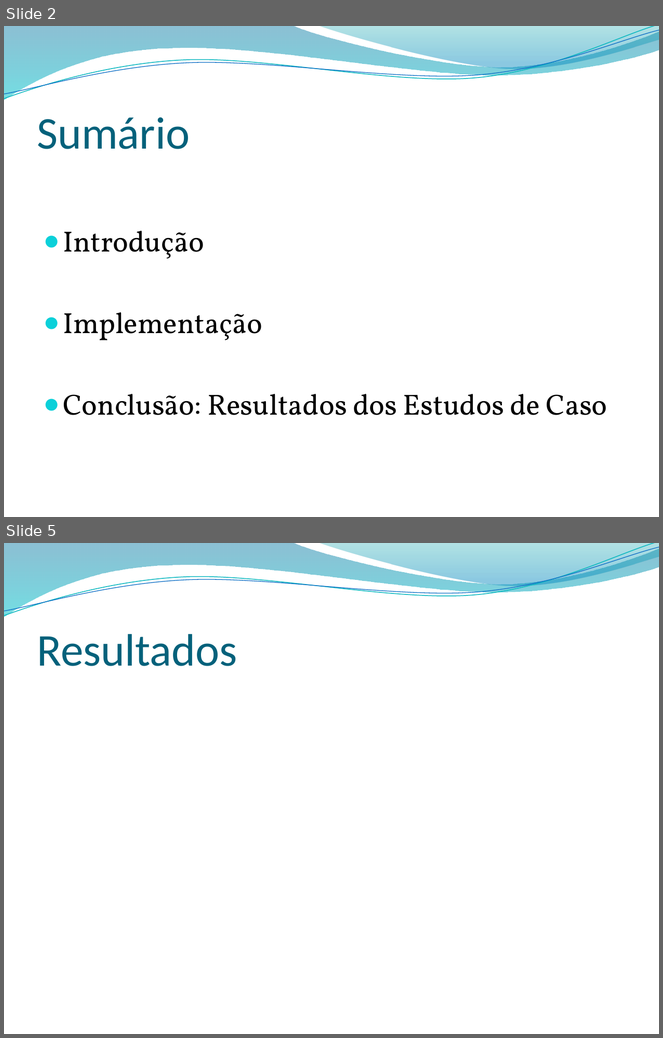
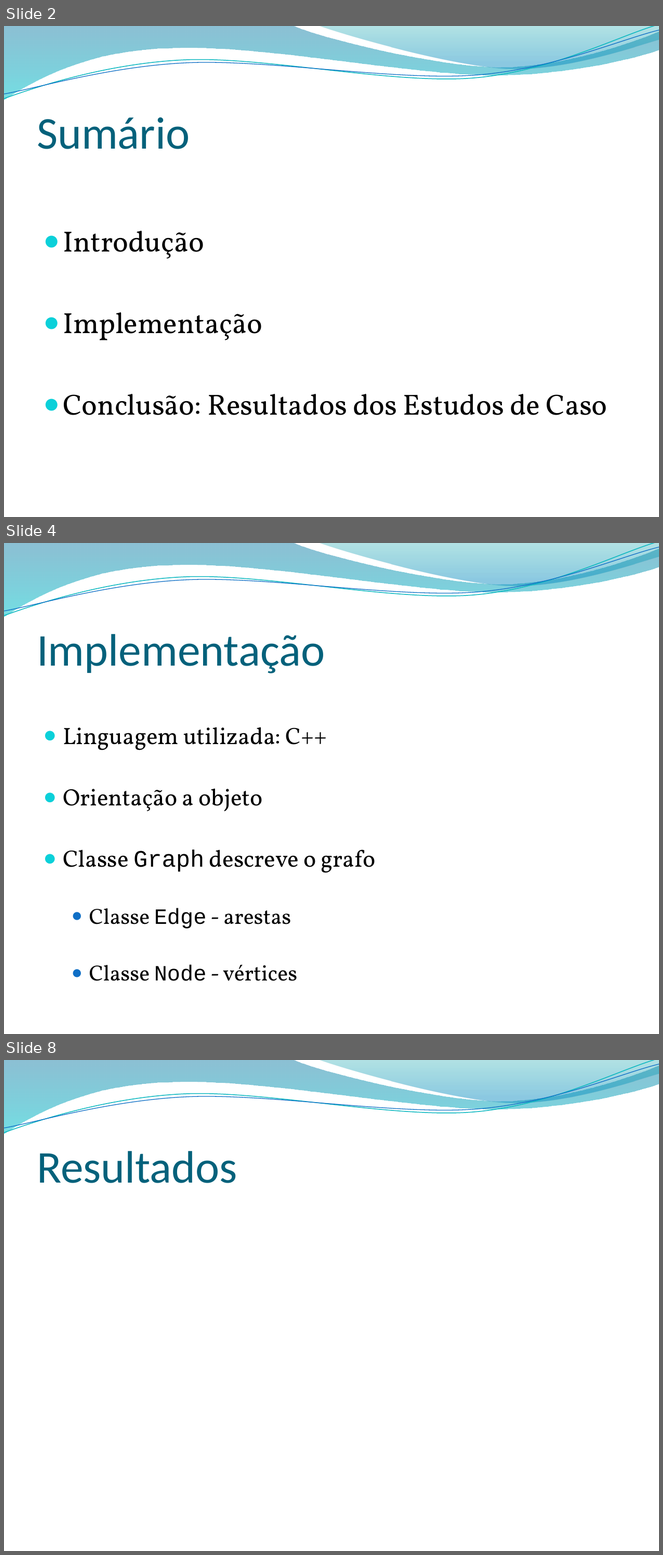
Before and after one commit to jonathanaugusto/grafos2011, a slide deck: apresentacao.pptx. Shown one above the other, each under a label of ours: slides 2 and 5 before the commit, slides 2, 4 and 8 after it; the slides between them are not shown. The pictures are 663x1038 and 663x1555 pixels, drawn with LibreOffice and Linux fonts; fonts in the diff are those of the drawing; background and template pictures are left out. Boxes give left, top, right and bottom in pixels: in the first picture for what was removed or moved away, otherwise in the second. Text is boxed around its words. In the diff, an @@ line names an element or a change of style, - is before the commit and + after.

Commit message:
Adicionadas partes sobre a implementação. Falta slides sobre o resultado.

```diff
--- a/apresentacao.pptx
+++ b/apresentacao.pptx
@@ slide 4 added at (4,543,659,1034), background picture (left out); not listed: 4 template elements that a slide beside it also shows @@
@@ title added at (37,634,325,674), 50 pt, text #04617B @@
+Implementação
@@ text added at (63,727,376,981), 26 pt, text #000000 @@
+● Linguagem utilizada: C++
+● Orientação a objeto
+● Classe Graph descreve o grafo
+  ● Classe Edge - arestas
+  ● Classe Node - vértices
@@ what was slide 5 is now slide 8 @@
```
Also in this commit, not shown: 4 other slides added, 2 slides removed.
